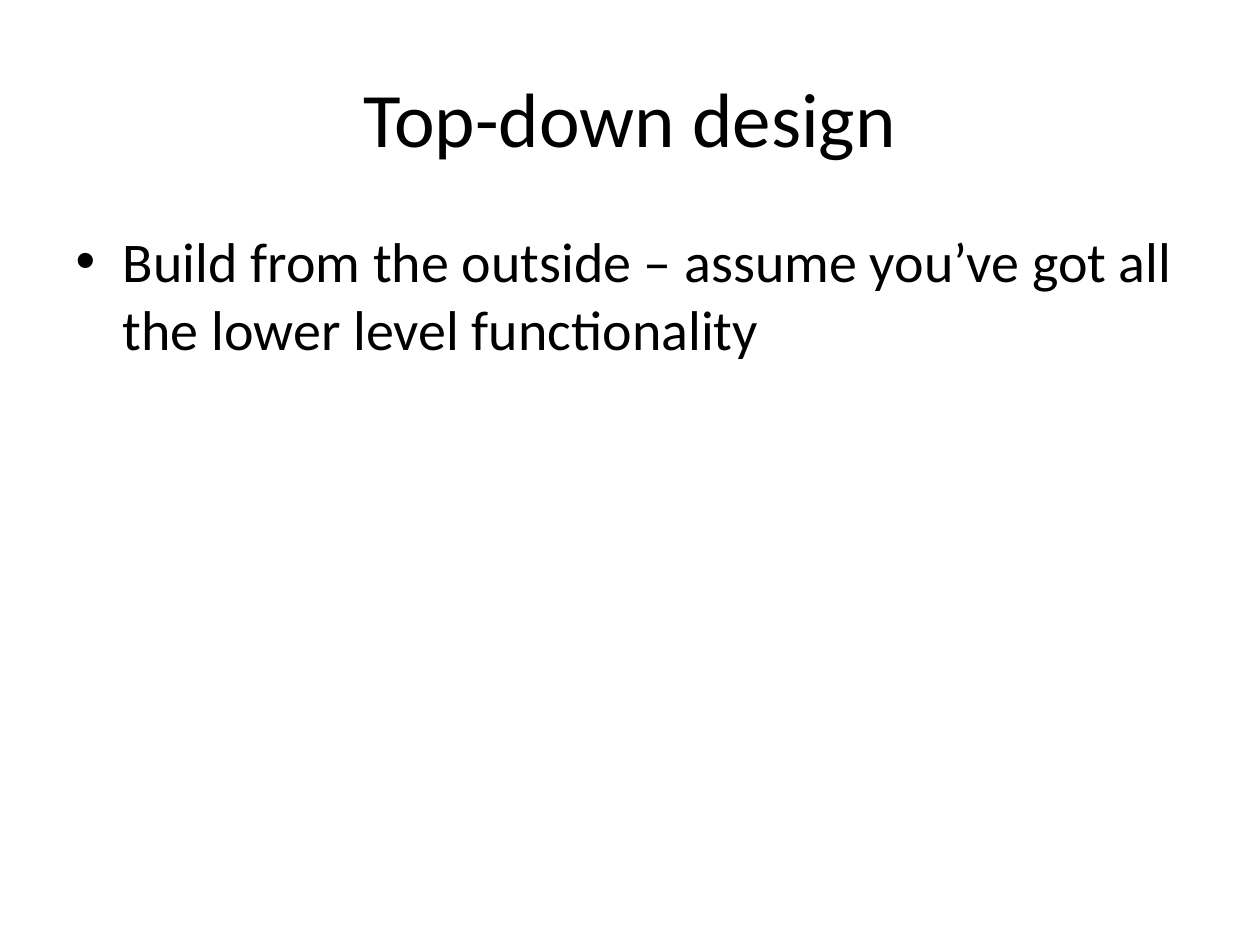
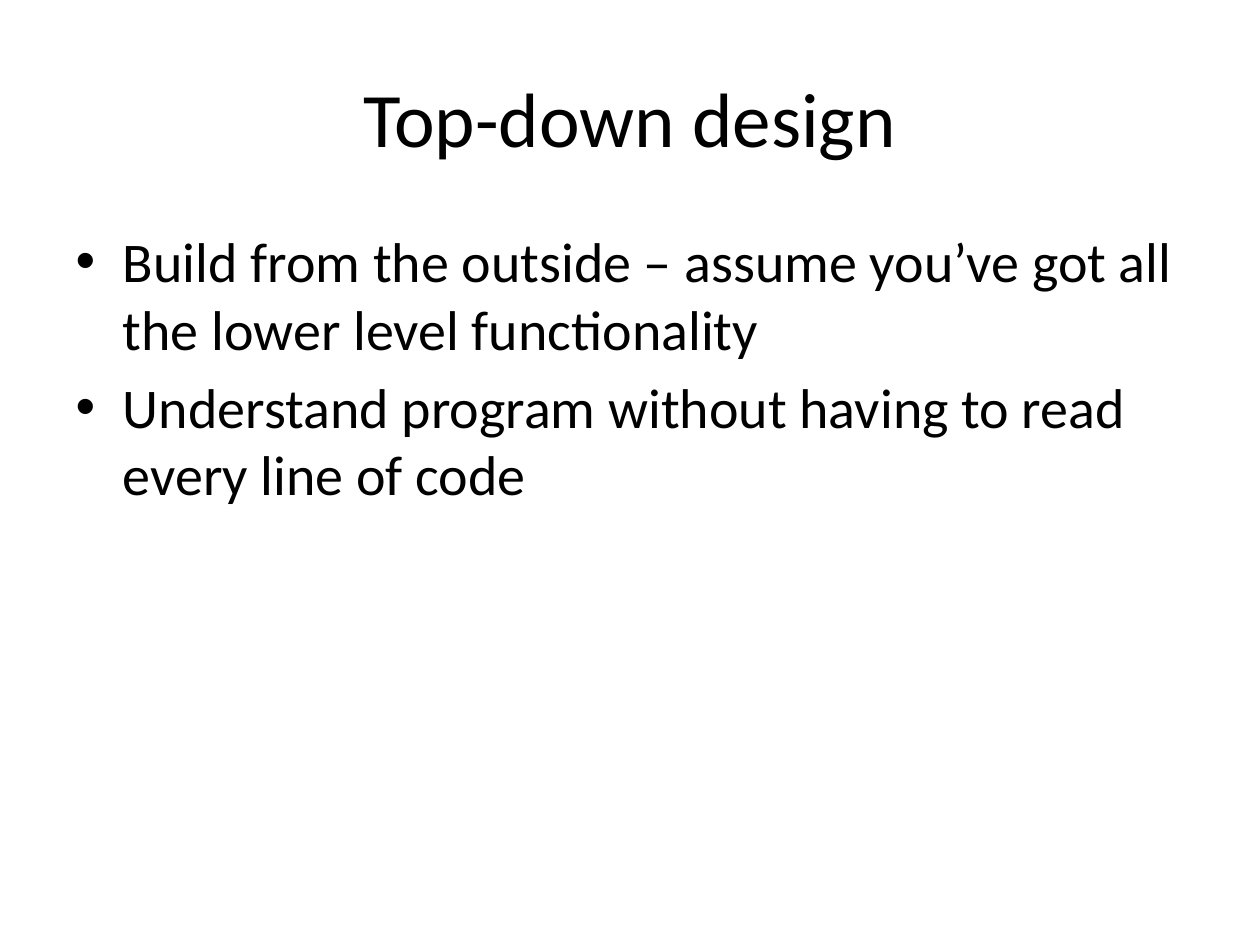
Before and after one commit to DavidJameson/SocialSoftware, a slide deck: slide 5 of DefensiveProgrammingTechniques.pptx (slide 4 before the commit). Drawn at 1260x945 pixels with LibreOffice and Linux fonts; fonts in the diff are those of the drawing. Boxes give left, top, right and bottom in pixels: in the first picture for what was removed or moved away, otherwise in the second. Text is boxed around its words. In the diff, an @@ line names an element or a change of style, - is before the commit and + after.

```diff
--- a/DefensiveProgrammingTechniques.pptx
+++ b/DefensiveProgrammingTechniques.pptx
@@ text at box(123, 389, 1125, 504): paragraph added @@
+• Understand program without having to read every line of code
```
Also in this commit, not shown: 3 other slides changed, 11 slides added.
